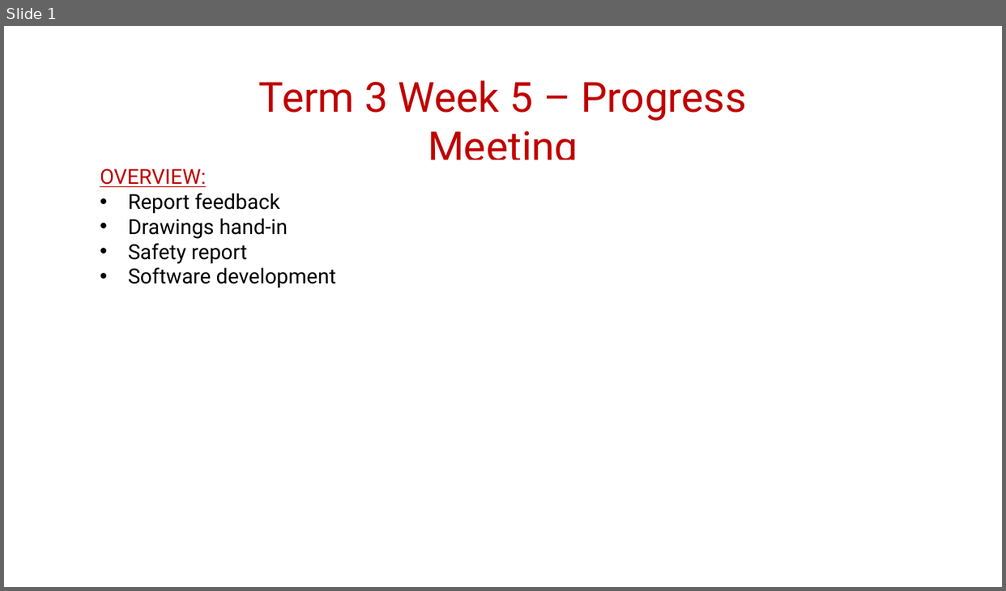
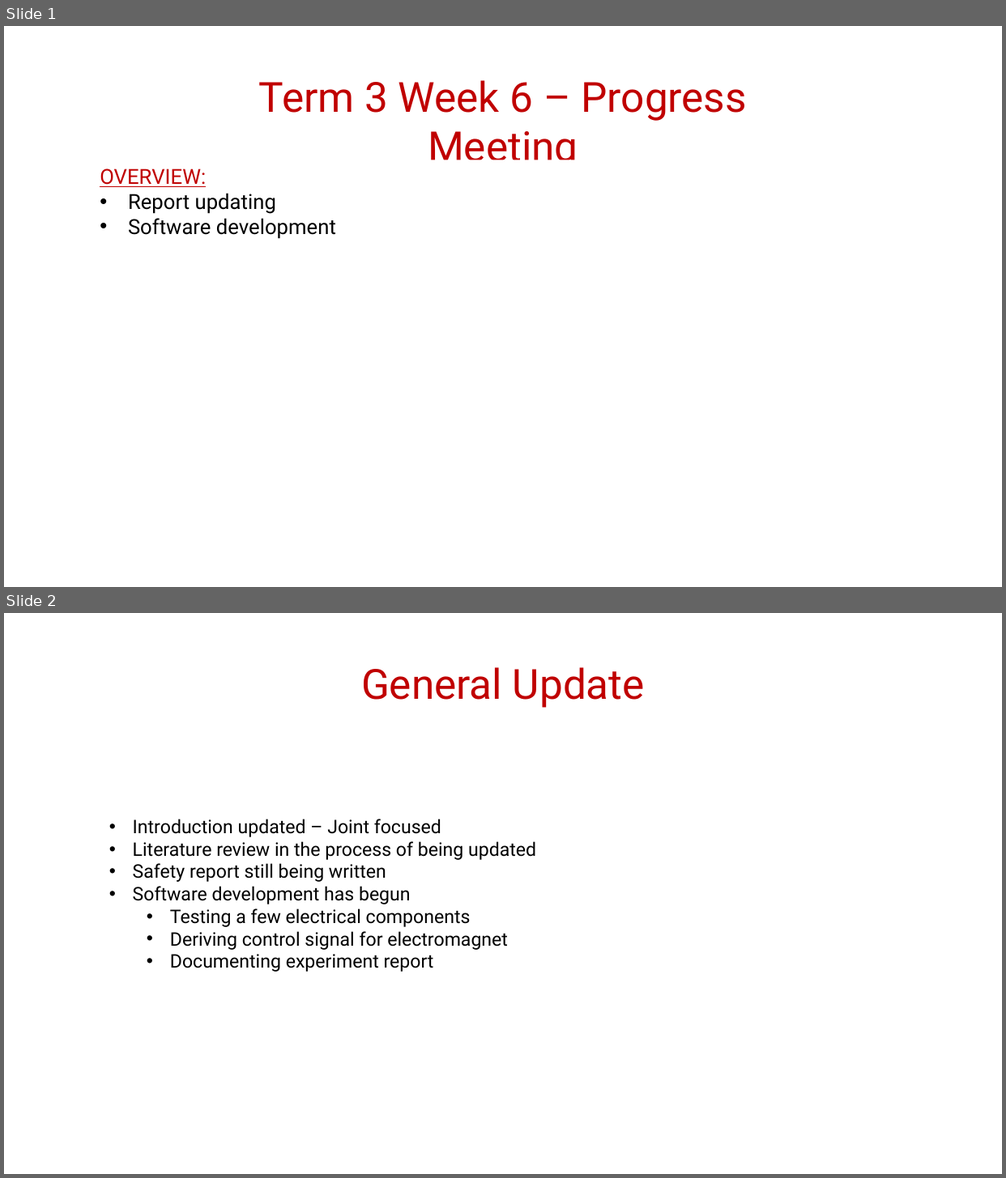
Before and after one commit to LenaMatota/MechatronicsProject478, a slide deck: Concept design report/Week 9 - Progress Meeting.pptx. Shown one above the other, each under a label of ours: slide 1 before the commit, slides 1 and 2 after it. The pictures are 1006x591 and 1006x1178 pixels, drawn with LibreOffice and Linux fonts; fonts in the diff are those of the drawing; background and template pictures are left out. Boxes give left, top, right and bottom in pixels: in the first picture for what was removed or moved away, otherwise in the second. Text is boxed around its words. In the diff, an @@ line names an element or a change of style, - is before the commit and + after.

Commit message:
Safety report completed. I am now going to continue updating my final report.

```diff
--- a/Concept design report/Week 9 - Progress Meeting.pptx
+++ b/Concept design report/Week 9 - Progress Meeting.pptx
@@ slide 2 added at [4,613,1002,1174], background picture (left out) @@
@@ text added at [361,667,645,708], 40 pt, text #C00000 @@
+General Update
@@ rectangle added at [102,796,905,991], fill #FFFFFF, outline #FFFFFF 1.5 pt, 18 pt, text #000000 @@
+• Introduction updated – Joint focused
+• Literature review in the process of being updated
+• Safety report still being written
+• Software development has begun
+  • Testing a few electrical components
+  • Deriving control signal for electromagnet
+  • Documenting experiment report
@@ slide 1 changed as well @@
@@ text at [259,80,747,160]: text changed @@
-Term 3 Week 5 – Progress Meeting
+Term 3 Week 6 – Progress Meeting
@@ text at [128,193,276,214]: text changed @@
-• Report feedback
-• Drawings hand-in
-• Safety report
+• Report updating
```
Also in this commit, not shown: 1 other slide added, 1 slide removed, 31 other files.
